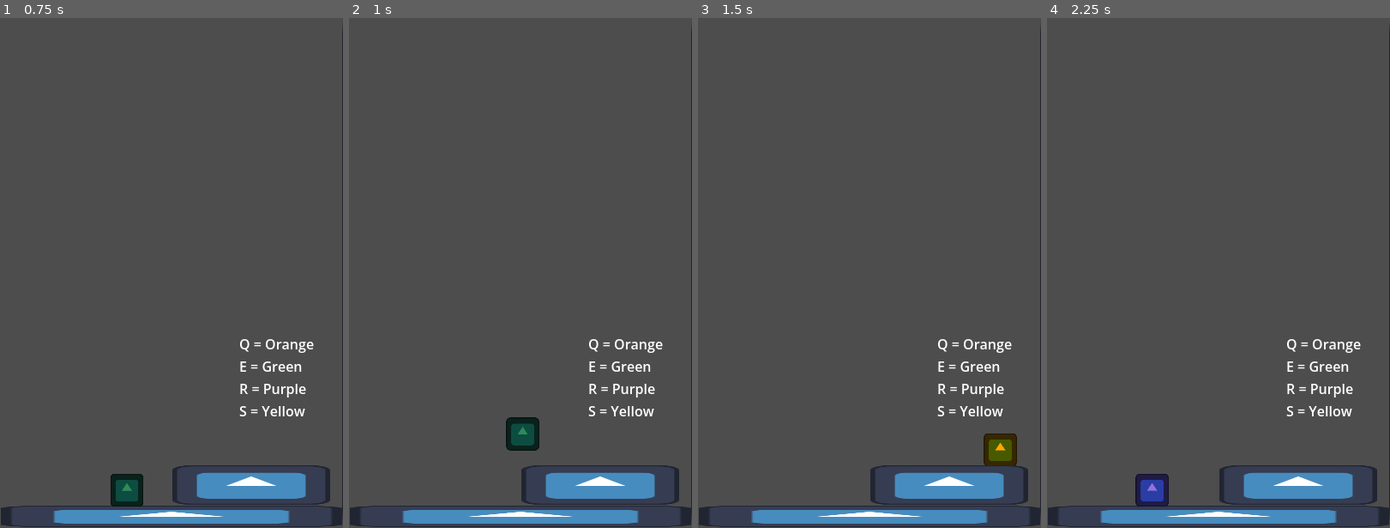
Above: before the commit, frames 1-4 (left to right).
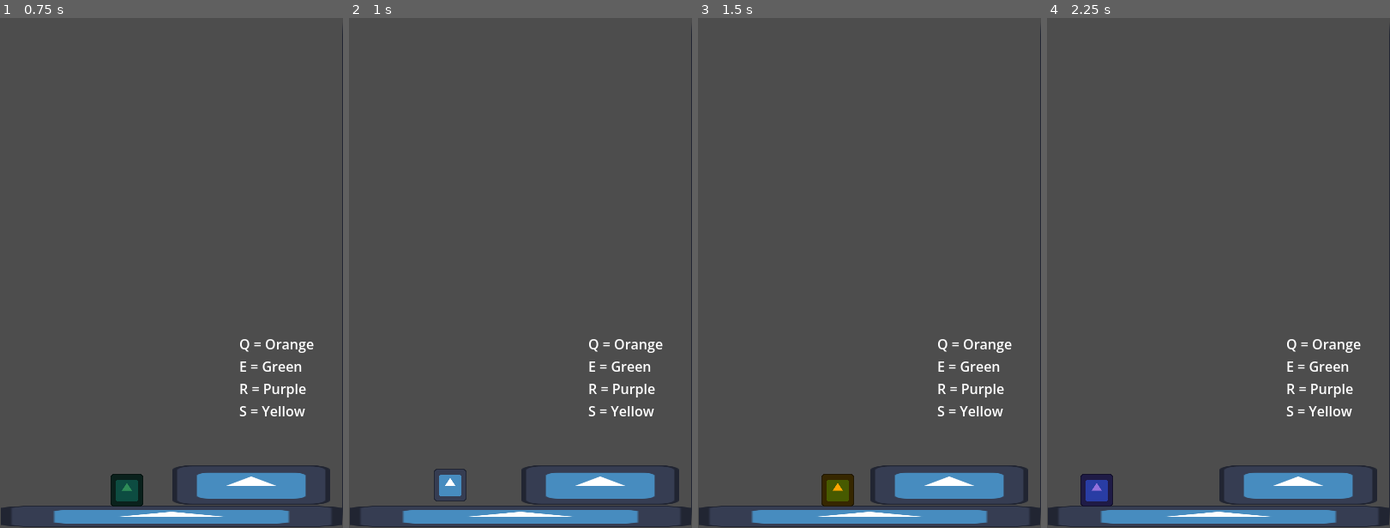
Above: after the commit, the same moments.

Repository: Abbby1007/Melanotaenia-4.0
Game: Godot game, scene res://Levels/tutorial.tscn
Two runs of this game, one before a commit and one after it. Both use one fixed random seed, a clock stepped at 60 frames per second and the inputs below. The engine's default icon, where the game draws it, is replaced by a stand-in: a white triangle on a blue panel in a dark square.
Inputs (mouse positions are in pixels of both pictures, inside the frame that each line leads up to):
- Up to frame 1 (0.75 s): tap Enter at 0.5 s; move the mouse to (246, 237) at 0.52 s; hold Right (move_right) from 0.53 s (still down); tap E (green) at 0.6 s; click (246, 237) at 0.67 s
- Up to frame 2 (1 s): keep holding Right (move_right); tap Space (Jump) at 0.77 s
- Up to frame 3 (1.5 s): keep holding Right (move_right); move the mouse to (800, 288) at 1.27 s; tap Q (orange) at 1.35 s
- Up to frame 4 (2.25 s): tap Space (Jump) at 1.52 s; move the mouse to (1252, 145) at 2.02 s; release Right (move_right) at 2.03 s; hold Left (move_left) from 2.03 s (still down); tap R (purple) at 2.1 s

Frame 1 is identical in both runs. In frame 2, 1.0% of the frame differs, in the area x 24-56%, y 78-95%; in frame 3, 1.2%, in the area x 36-93%, y 81-96%; in frame 4, 1.2%.

Commit message:
change size of kill playform

Diff:
--- a/kill_platform.tscn
+++ b/kill_platform.tscn
@@ -4,10 +4,10 @@
 [ext_resource type="Script" uid="uid://cscqm2joi200q" path="res://kill_platform.gd" id="1_vansf"]
 
 [sub_resource type="RectangleShape2D" id="RectangleShape2D_inp12"]
-size = Vector2(0.081422664, 0.13202879)
+size = Vector2(0.08142264, 0.13202879)
 
 [sub_resource type="RectangleShape2D" id="RectangleShape2D_vansf"]
-size = Vector2(184, 43)
+size = Vector2(182, 43)
 
 [node name="killPlatform" type="StaticBody2D" unique_id=201136178]
 script = ExtResource("1_vansf")
